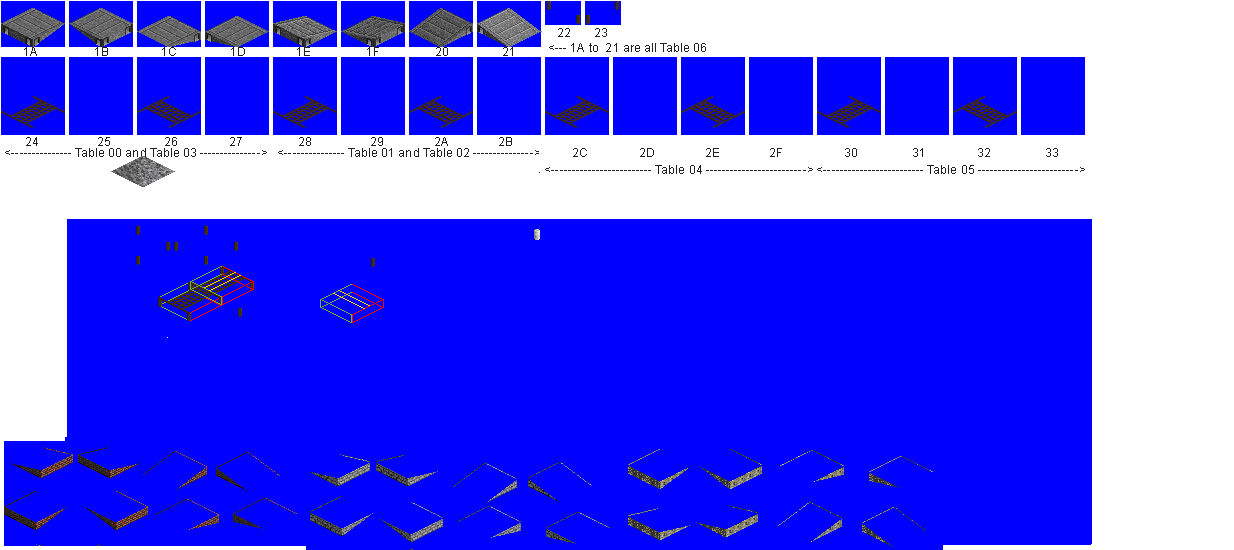
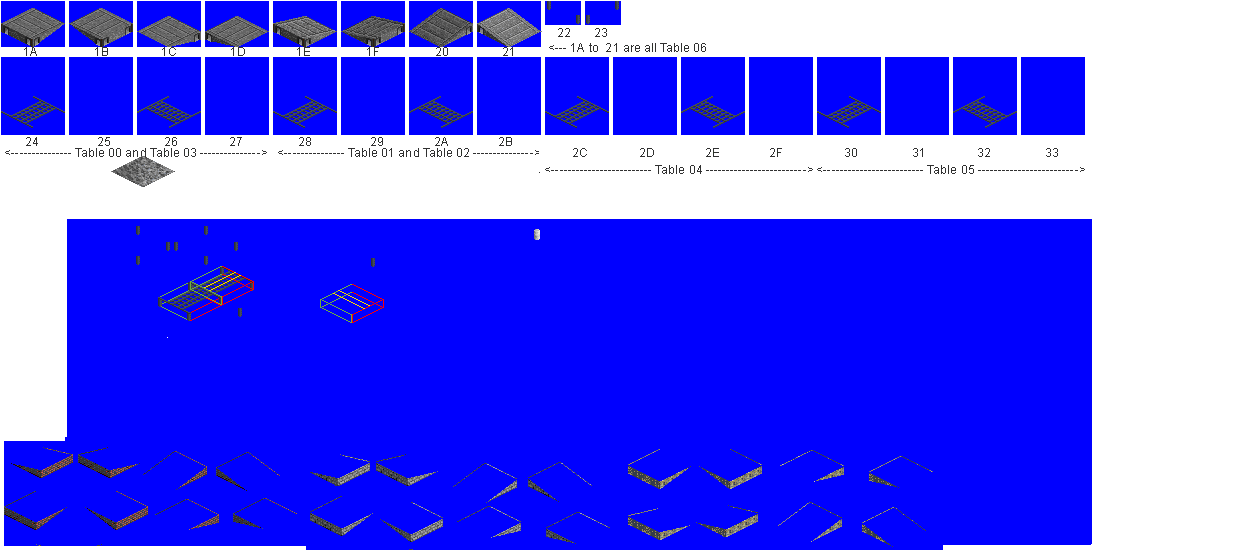
Layers edited between the first and the second 1234px x 550px image:
painted on "sky_rails.png" over (1, 1, 1085, 550)
